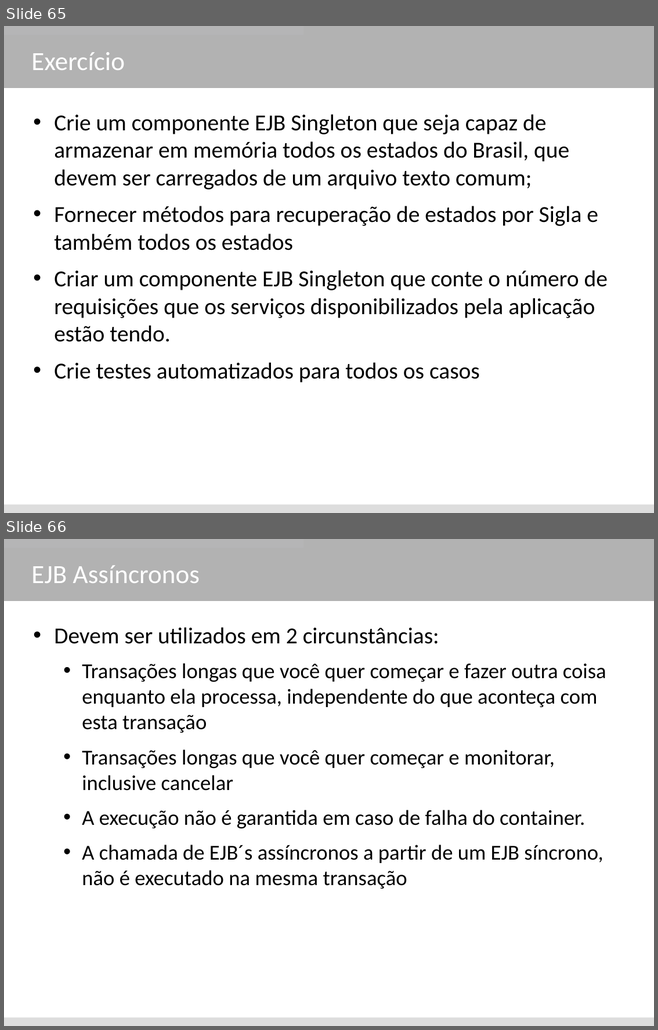
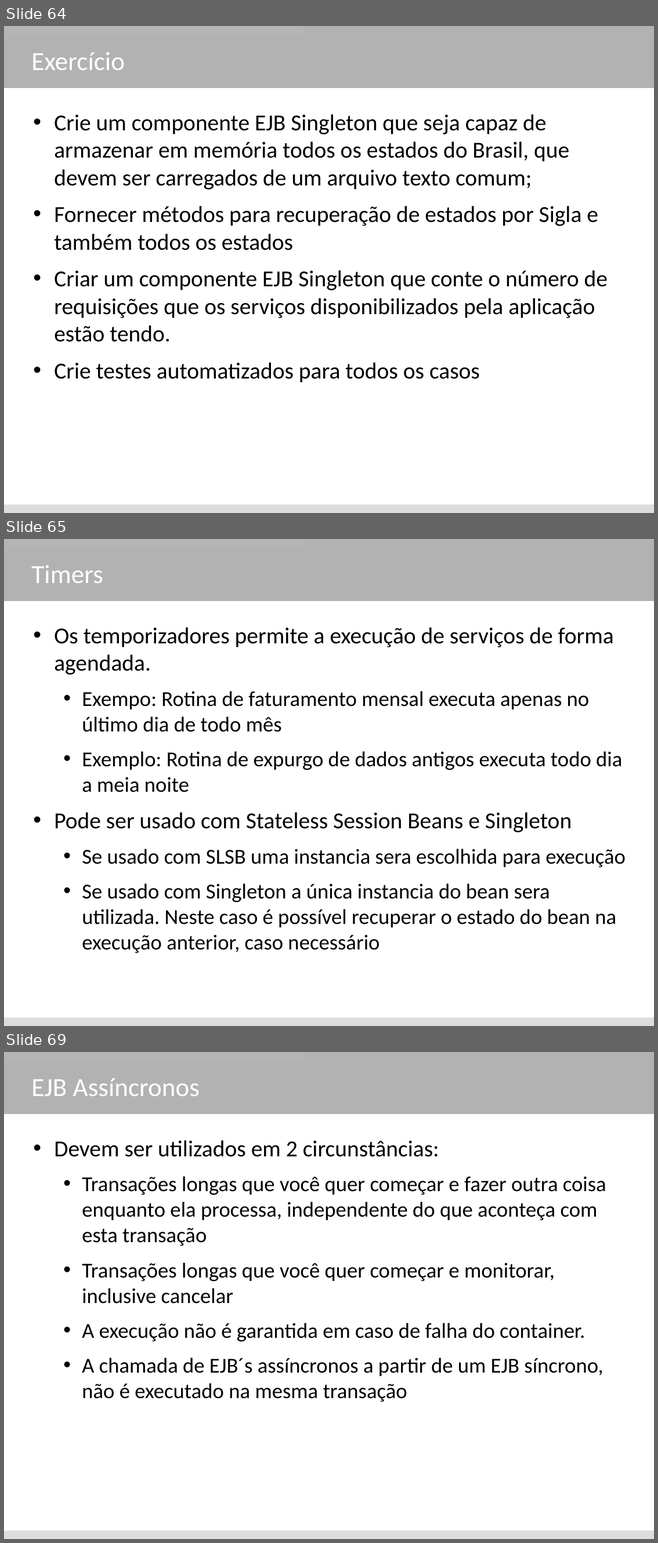
Before and after one commit to rpostai/jee-blank, a slide deck: java enterprise edition - revisado.odp. Shown one above the other, each under a label of ours: slides 65 and 66 before the commit, slides 64, 65 and 69 after it; the slides between them are not shown. The pictures are 658x1030 and 658x1543 pixels, drawn with LibreOffice and Linux fonts; fonts in the diff are those of the drawing. Boxes give left, top, right and bottom in pixels: in the first picture for what was removed or moved away, otherwise in the second. Text is boxed around its words. In the diff, an @@ line names an element or a change of style, - is before the commit and + after.

```diff
--- a/java enterprise edition - revisado.odp
+++ b/java enterprise edition - revisado.odp
@@ slide 65 added at (4,539,654,1026), background #FFFFFF; not listed: 3 template elements that a slide beside it also shows @@
@@ title added at (31,565,103,583), 32 pt, text #FFFFFF @@
+Timers
@@ text added at (54,627,625,953), 26 pt, text #000000 @@
+• Os temporizadores permite a execução de serviços de forma agendada.
+  • Exempo: Rotina de faturamento mensal executa apenas no último dia de todo mês
+  • Exemplo: Rotina de expurgo de dados antigos executa todo dia a meia noite
+• Pode ser usado com Stateless Session Beans e Singleton
+  • Se usado com SLSB uma instancia sera escolhida para execução
+  • Se usado com Singleton a única instancia do bean sera utilizada. Neste caso é possível recuperar o estado do bean na execução anterior, caso necessário
@@ what was slide 65 is now slide 64 @@
@@ what was slide 66 is now slide 69 @@
```
Also in this commit, not shown: 2 slides changed, 10 other slides added, 5 slides removed, 11 other files.
